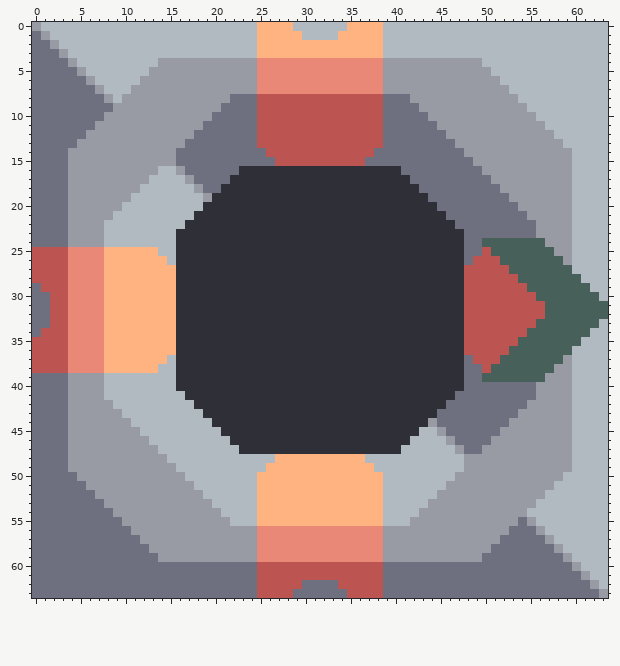
Two states of a pixel-art sprite, Data/Sprites/Factory/Factory_1.png. The first picture shows the starting point.
The file is 64x64 pixels.
The result:
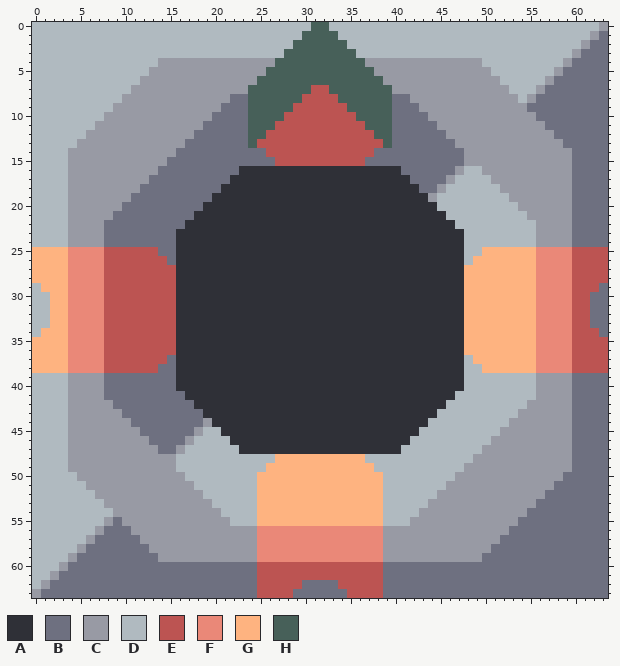
Palette (. is transparent): A #2f3037  B #6e7080  C #989aa4  D #b0bac0  E #bc5452  F #ea8878  G #feb380  H #476059
The edit:
Changed rows in their new state; - is an unchanged pixel.
first column x 0:
 0 D------------------------DDDD--HH--DDDD------------------------C
 1 DD-----------------------DDDDDHHHHDDDDD-----------------------CB
 2 DDD----------------------DDDDHHHHHHDDDD----------------------CBB
 3 DDDD---------------------DDDHHHHHHHHDDD---------------------CBBB
 4 DDDDD--------------------CCHHHHHHHHHHCC--------------------CBBBB
 5 DDDDDD-------------------CHHHHHHHHHHHHC-------------------CBBBBB
 6 DDDDDDD------------------HHHHHHHHHHHHHH------------------CBBBBBB
 7 DDDDDDDD----------------HHHHHHHEEHHHHHHH----------------CBBBBBBB
 8 DDDDDDDDD---------------HHHHHH----HHHHHH---------------CBBBBBBBB
 9 DDDDDDDDD---------------HHHHH------HHHHH---------------BBBBBBBBB
10 DDDDDDDD----------------HHHH--------HHHH----------------BBBBBBBB
11 DDDDDDD-----------------HHH----------HHH-----------------BBBBBBB
12 DDDDDD------------------HH------------HH------------------BBBBBB
13 DDDDD-------------------H--------------H-------------------BBBBB
14 DDDD--------------------------------------------------------BBBB
15 DDDD-----------B--------------------------------C-----------BBBB
16 DDDD----------BBB------------------------------CDD----------BBBB
17 DDDD---------BBBBB----------------------------CDDDD---------BBBB
18 DDDD--------BBBBBBB--------------------------CDDDDDD--------BBBB
19 DDDD-------BBBBBBBBB------------------------CDDDDDDDD-------BBBB
20 DDDD------BBBBBBBBB--------------------------DDDDDDDDD------BBBB
21 DDDD-----BBBBBBBBB----------------------------DDDDDDDDD-----BBBB
22 DDDD----BBBBBBBBB------------------------------DDDDDDDDD----BBBB
23 DDDD----BBBBBBBB--------------------------------DDDDDDDD----BBBB
24 DDDD----BBBBBBBB--------------------------------DDDDDDDDC---BBBB
25 GGGG----EEEEEEBB--------------------------------DDGGGGGGFFFFEEEE
26 GGGG----EEEEEEEB--------------------------------DGGGGGGGFFFFEEEE
27 GGGG----EEEEEEEE--------------------------------GGGGGGGGFFFFEEEE
28 GGGG----EEEEEEEE--------------------------------GGGGGGGGFFFFEEEE
29 DGGG----EEEEEEEE--------------------------------GGGGGGGGFFFFEEEB
30 DDGG----EEEEEEEE--------------------------------GGGGGGGGFFFFEEBB
31 DDGG----EEEEEEEE--------------------------------GGGGGGGGFFFFEEBB
32 DDGG----EEEEEEEE--------------------------------GGGGGGGGFFFFEEBB
33 DDGG----EEEEEEEE--------------------------------GGGGGGGGFFFFEEBB
34 DGGG----EEEEEEEE--------------------------------GGGGGGGGFFFFEEEB
35 GGGG----EEEEEEEE--------------------------------GGGGGGGGFFFFEEEE
36 GGGG----EEEEEEEE--------------------------------GGGGGGGGFFFFEEEE
37 GGGG----EEEEEEEB--------------------------------DGGGGGGGFFFFEEEE
38 GGGG----EEEEEEBB--------------------------------DDGGGGGGFFFFEEEE
39 DDDD----BBBBBBBB--------------------------------DDDDDDDDC---BBBB
40 DDDD----BBBBBBBB--------------------------------DDDDDDDD----BBBB
41 DDDD----BBBBBBBBB------------------------------DDDDDDDDD----BBBB
42 DDDD-----BBBBBBBBB----------------------------DDDDDDDDD-----BBBB
43 DDDD------BBBBBBBBB--------------------------DDDDDDDDD------BBBB
44 DDDD-------BBBBBBBBC------------------------DDDDDDDDD-------BBBB
45 DDDD--------BBBBBBC--------------------------DDDDDDD--------BBBB
46 DDDD---------BBBBC----------------------------DDDDD---------BBBB
47 DDDD----------BBC------------------------------DDD----------BBBB
48 DDDD-----------C--------------------------------D-----------BBBB
49 DDDD--------------------------------------------------------BBBB
50 DDDDD------------------------------------------------------BBBBB
51 DDDDDD----------------------------------------------------BBBBBB
52 DDDDDDD--------------------------------------------------BBBBBBB
53 DDDDDDDD------------------------------------------------BBBBBBBB
54 DDDDDDDDD----------------------------------------------BBBBBBBBB
55 DDDDDDDDC----------------------------------------------BBBBBBBBB
56 DDDDDDDC------------------------------------------------BBBBBBBB
57 DDDDDDC--------------------------------------------------BBBBBBB
58 DDDDDC----------------------------------------------------BBBBBB
59 DDDDC------------------------------------------------------BBBBB
60 DDDC--------------------------------------------------------BBBB
61 DDC----------------------------------------------------------BBB
62 DC------------------------------------------------------------BB
63 C--------------------------------------------------------------B
Boxes around the changes in both pictures, in picture pixels (x1, y1, x2, y2):
changed: (32, 22, 212, 598)
changed: (248, 22, 392, 148)
changed: (428, 22, 608, 598)
